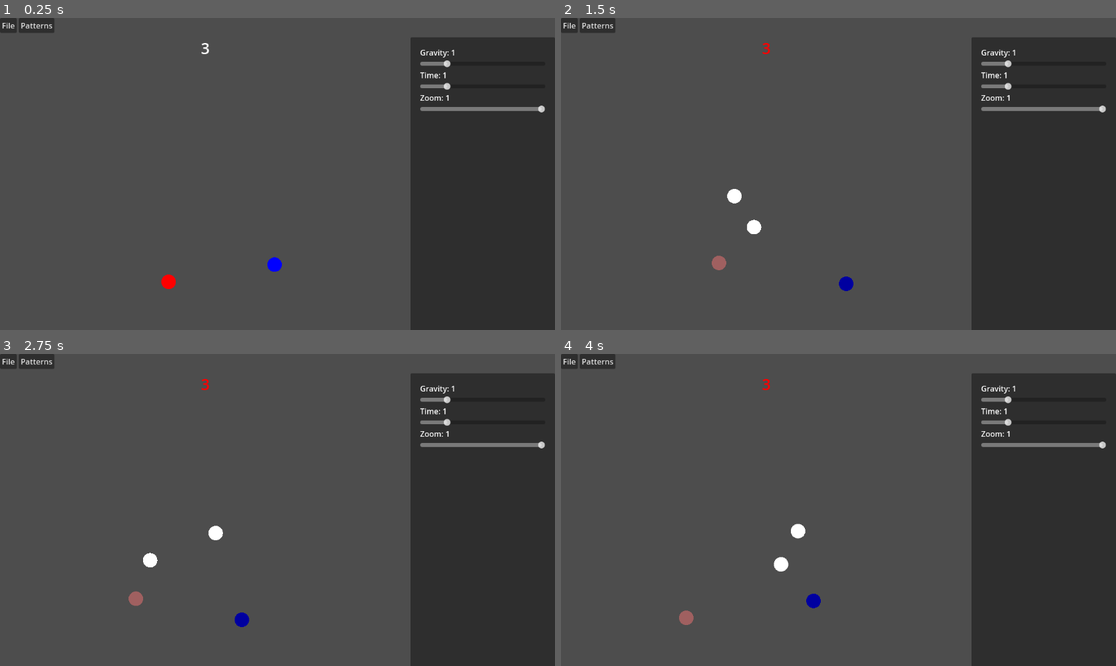
Above: before the commit, frames 1-4 (two rows, left to right).
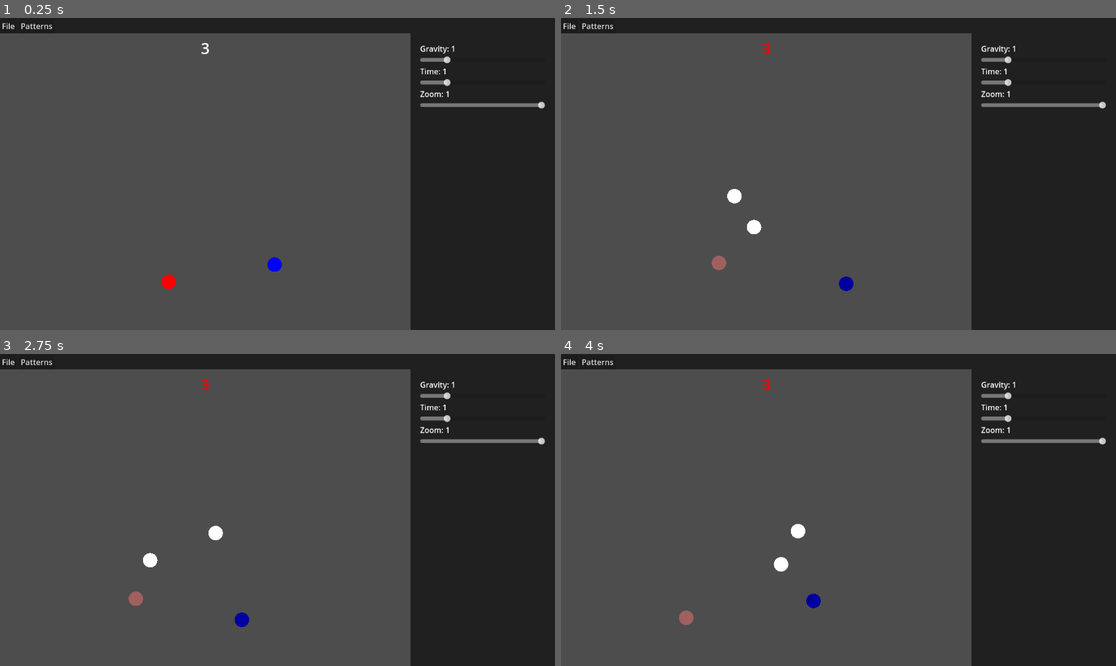
Above: after the commit, the same moments.

Repository: cuboktahedron/Juggor
Game: Godot game, scene res://scenes/game.tscn
Two runs of this game, one before a commit and one after it. Both use one fixed random seed, a clock stepped at 60 frames per second and the inputs below.
Inputs:
- Up to frame 1 (0.25 s): no input
- Up to frame 2 (1.5 s): hold F (lh_right) 0.53-1.28 s; tap Z (lh_throw) at 0.6 s; hold D (lh_down) from 1.28 s (still down); tap X (rh_throw) at 1.35 s
- Up to frame 3 (2.75 s): release D (lh_down) at 2.03 s; hold F (lh_right) from 2.03 s (still down); tap Z (lh_throw) at 2.1 s
- Up to frame 4 (4 s): release F (lh_right) at 2.78 s; hold E (lh_up) 2.78-3.53 s; tap X (rh_throw) at 2.85 s; hold S (lh_left) from 3.53 s (still down); tap Z (lh_throw) at 3.6 s

The runs differ from the first frame. In frame 1, 6.0% of the frame differs, in the area x 0-100%, y 0-31%; in frame 2, 6.0%; in frame 3, 6.0%; in frame 4, 6.0%.

Commit message:
Add change to custom pattern

Diff:
--- a/scenes/game.tscn
+++ b/scenes/game.tscn
@@ -1,10 +1,15 @@
-[gd_scene load_steps=6 format=3 uid="uid://cph7vfyyu85qc"]
+[gd_scene load_steps=9 format=3 uid="uid://cph7vfyyu85qc"]
 
 [ext_resource type="Script" path="res://scripts/game.gd" id="1_a4xrq"]
 [ext_resource type="Script" path="res://scripts/control_panel.gd" id="2_dytvp"]
 [ext_resource type="Script" path="res://scripts/menus/file.gd" id="3_xq0xb"]
 [ext_resource type="Script" path="res://scripts/menus/patterns.gd" id="4_ccu3g"]
 [ext_resource type="Script" path="res://scripts/pause_screen.gd" id="5_4ghfj"]
+[ext_resource type="Script" path="res://scripts/change_pattern_form.gd" id="5_yr0dy"]
+[ext_resource type="Script" path="res://scripts/siteswap_txt.gd" id="6_brx3t"]
+
+[sub_resource type="StyleBoxFlat" id="StyleBoxFlat_3k44b"]
+bg_color = Color(0.12549, 0.12549, 0.12549, 1)
 
 [node name="Game" type="Node"]
 script = ExtResource("1_a4xrq")
@@ -12,14 +17,16 @@
 [node name="ControlLayer" type="CanvasLayer" parent="."]
 
 [node name="ControlPanel" type="Panel" parent="ControlLayer"]
+custom_minimum_size = Vector2(300, 0)
 anchors_preset = 15
 anchor_right = 1.0
 anchor_bottom = 1.0
 offset_left = 852.0
-offset_top = 40.0
+offset_top = 32.0
 offset_bottom = 4.0
 grow_horizontal = 2
 grow_vertical = 2
+theme_override_styles/panel = SubResource("StyleBoxFlat_3k44b")
 script = ExtResource("2_dytvp")
 
 [node name="Margin" type="MarginContainer" parent="ControlLayer/ControlPanel"]
@@ -83,28 +90,87 @@
 step = 0.25
 value = 1.0
 
-[node name="MenuBar" type="MenuBar" parent="ControlLayer"]
-offset_right = 40.0
-offset_bottom = 40.0
+[node name="MenuBackground" type="ColorRect" parent="ControlLayer"]
+anchors_preset = 10
+anchor_right = 1.0
+offset_bottom = 32.0
+grow_horizontal = 2
+color = Color(0.12549, 0.12549, 0.12549, 1)
+
+[node name="MenuBar" type="MenuBar" parent="ControlLayer/MenuBackground"]
+layout_mode = 1
+anchors_preset = 14
+anchor_top = 0.5
+anchor_right = 1.0
+anchor_bottom = 0.5
+offset_top = -15.5
+offset_bottom = 15.5
+grow_horizontal = 2
+grow_vertical = 2
 size_flags_horizontal = 4
 
-[node name="File" type="PopupMenu" parent="ControlLayer/MenuBar"]
+[node name="File" type="PopupMenu" parent="ControlLayer/MenuBackground/MenuBar"]
 item_count = 1
 item_0/text = "Quit"
 item_0/id = 0
 script = ExtResource("3_xq0xb")
 
-[node name="Patterns" type="PopupMenu" parent="ControlLayer/MenuBar"]
-item_count = 4
-item_0/text = "3"
+[node name="Patterns" type="PopupMenu" parent="ControlLayer/MenuBackground/MenuBar"]
+size = Vector2i(169, 170)
+item_count = 6
+item_0/text = "Change pattern"
+item_0/checkable = 1
 item_0/id = 0
-item_1/text = "4"
-item_1/id = 1
-item_2/text = "5"
-item_2/id = 3
-item_3/text = "1234567"
+item_1/text = ""
+item_1/id = 0
+item_1/separator = true
+item_2/text = "3"
+item_2/id = 1
+item_3/text = "4"
 item_3/id = 2
+item_4/text = "5"
+item_4/id = 3
+item_5/text = "1234567"
+item_5/id = 4
 script = ExtResource("4_ccu3g")
+
+[node name="ChangePatternForm" type="VBoxContainer" parent="ControlLayer"]
+visible = false
+anchors_preset = 8
+anchor_left = 0.5
+anchor_top = 0.5
+anchor_right = 0.5
+anchor_bottom = 0.5
+offset_left = -416.0
+offset_top = 4.0
+offset_right = 138.0
+offset_bottom = 65.0
+grow_horizontal = 2
+grow_vertical = 2
+size_flags_horizontal = 4
+size_flags_vertical = 4
+script = ExtResource("5_yr0dy")
+
+[node name="HBox" type="HBoxContainer" parent="ControlLayer/ChangePatternForm"]
+layout_mode = 2
+size_flags_horizontal = 8
+alignment = 1
+
+[node name="SiteswapTxt" type="LineEdit" parent="ControlLayer/ChangePatternForm/HBox"]
+custom_minimum_size = Vector2(500, 0)
+layout_mode = 2
+size_flags_vertical = 0
+placeholder_text = "Please enter siteswap"
+script = ExtResource("6_brx3t")
+
+[node name="Button" type="Button" parent="ControlLayer/ChangePatternForm/HBox"]
+layout_mode = 2
+text = "Enter"
+
+[node name="ErrorMessage" type="Label" parent="ControlLayer/ChangePatternForm"]
+layout_mode = 2
+theme_override_colors/font_color = Color(1, 0, 0, 1)
+text = "error message"
 
 [node name="PauseScreen" type="Node" parent="."]
 process_mode = 3
@@ -116,6 +182,12 @@
 [connection signal="value_changed" from="ControlLayer/ControlPanel/Margin/VBox/Gravity/HSlider" to="ControlLayer/ControlPanel" method="_on_gravity_changed"]
 [connection signal="value_changed" from="ControlLayer/ControlPanel/Margin/VBox/Time/HSlider" to="ControlLayer/ControlPanel" method="_on_time_changed"]
 [connection signal="value_changed" from="ControlLayer/ControlPanel/Margin/VBox/Zoom/HSlider" to="ControlLayer/ControlPanel" method="_on_zoom_changed"]
-[connection signal="id_pressed" from="ControlLayer/MenuBar/File" to="ControlLayer/MenuBar/File" method="_on_id_pressed"]
-[connection signal="change_pattern" from="ControlLayer/MenuBar/Patterns" to="." method="_on_patterns_change_pattern"]
-[connection signal="id_pressed" from="ControlLayer/MenuBar/Patterns" to="ControlLayer/MenuBar/Patterns" method="_on_id_pressed"]
+[connection signal="id_pressed" from="ControlLayer/MenuBackground/MenuBar/File" to="ControlLayer/MenuBackground/MenuBar/File" method="_on_id_pressed"]
+[connection signal="change_pattern" from="ControlLayer/MenuBackground/MenuBar/Patterns" to="." method="_on_patterns_change_pattern"]
+[connection signal="change_pattern_toggled" from="ControlLayer/MenuBackground/MenuBar/Patterns" to="ControlLayer/ChangePatternForm" method="_on_patterns_change_pattern_toggled"]
+[connection signal="id_pressed" from="ControlLayer/MenuBackground/MenuBar/Patterns" to="ControlLayer/MenuBackground/MenuBar/Patterns" method="_on_id_pressed"]
+[connection signal="change_pattern" from="ControlLayer/ChangePatternForm" to="." method="_on_patterns_change_pattern"]
+[connection signal="change_pattern" from="ControlLayer/ChangePatternForm" to="ControlLayer/MenuBackground/MenuBar/Patterns" method="_on_change_pattern_form_change_pattern"]
+[connection signal="text_changed" from="ControlLayer/ChangePatternForm/HBox/SiteswapTxt" to="ControlLayer/ChangePatternForm/HBox/SiteswapTxt" method="_on_text_changed"]
+[connection signal="text_submitted" from="ControlLayer/ChangePatternForm/HBox/SiteswapTxt" to="ControlLayer/ChangePatternForm" method="_on_siteswap_txt_text_submitted"]
+[connection signal="pressed" from="ControlLayer/ChangePatternForm/HBox/Button" to="ControlLayer/ChangePatternForm" method="_on_button_pressed"]
--- /dev/null
+++ b/scripts/change_pattern_form.gd
@@ -0,0 +1,61 @@
+extends VBoxContainer
+
+signal change_pattern(Array)
+
+@onready var siteswap_txt = $HBox/SiteswapTxt
+@onready var error_message_lbl = $ErrorMessage
+
+
+func _on_button_pressed():
+	_submit(siteswap_txt.text)
+
+
+func _on_siteswap_txt_text_submitted(siteswap: String):
+	_submit(siteswap)
+
+
+func _submit(siteswap: String):
+	var patterns = _split_tokens(siteswap_txt.text)
+	if _is_valid_patterns(patterns):
+		change_pattern.emit(patterns)
+		_hide_form()
+	else:
+		error_message_lbl.text = "Invalid patterns."
+
+
+func _split_tokens(siteswap: String) -> Array:
+	var patterns = []
+	for pattern in siteswap.split(""):
+		if "A" <= pattern and pattern <= "Z":
+			patterns.push_back(pattern.unicode_at(0) - "A".unicode_at(0) + 10)
+		else:
+			patterns.push_back(pattern.unicode_at(0) - "0".unicode_at(0))
+
+	return patterns
+
+
+func _is_valid_patterns(patterns: Array) -> bool:
+	if patterns.is_empty():
+		return false
+
+	var sum = 0
+	for pattern in patterns:
+		sum += pattern
+
+	return sum % patterns.size() == 0
+
+
+func _on_patterns_change_pattern_toggled(is_checked):
+	if is_checked:
+		siteswap_txt.text = ""
+		error_message_lbl.text = ""
+		visible = true
+		siteswap_txt.grab_focus()
+	else:
+		_hide_form()
+
+
+func _hide_form():
+	siteswap_txt.text = ""
+	error_message_lbl.text = ""
+	visible = false
--- a/scripts/game.gd
+++ b/scripts/game.gd
@@ -51,3 +51,7 @@
 func _on_control_panel_zoom_changed(zoom: float):
 	env.zoom = zoom
 	current_play_field.change_zoom(zoom)
+
+
+func _on_change_pattern_form_change_pattern(patterns: Array):
+	reset_play_field(patterns)
--- a/scripts/hand.gd
+++ b/scripts/hand.gd
@@ -41,7 +41,6 @@
 		return
 
 	var base_time = pattern - 0.5
-	print(base_time)
 	var actual_time = base_time * env.tempo
 	var ball: Ball = Ball.instantiate()
 	ball.position = position
--- a/scripts/menus/patterns.gd
+++ b/scripts/menus/patterns.gd
@@ -1,15 +1,20 @@
 extends PopupMenu
 
-signal change_pattern(Array)
+signal change_pattern(patterns: Array)
+signal change_pattern_toggled(is_checked: bool)
 
-const MENU_ID_3 = 0
-const MENU_ID_4 = 1
-const MENU_ID_1234567 = 2
-const MENU_ID_5 = 3
+const MENU_ID_CHANGE_PATTERN = 0
+const MENU_ID_3 = 1
+const MENU_ID_4 = 2
+const MENU_ID_1234567 = 3
+const MENU_ID_5 = 4
 
 
 func _on_id_pressed(id):
-	if id == MENU_ID_3:
+	if id == MENU_ID_CHANGE_PATTERN:
+		toggle_item_checked(MENU_ID_CHANGE_PATTERN)
+		change_pattern_toggled.emit(is_item_checked(MENU_ID_CHANGE_PATTERN))
+	elif id == MENU_ID_3:
 		change_pattern.emit([3])
 	elif id == MENU_ID_4:
 		change_pattern.emit([4])
@@ -17,3 +22,7 @@
 		change_pattern.emit([1, 2, 3, 4, 5, 6, 7])
 	elif id == MENU_ID_5:
 		change_pattern.emit([5])
+
+
+func _on_change_pattern_form_change_pattern(Array):
+	set_item_checked(MENU_ID_CHANGE_PATTERN, false)
--- /dev/null
+++ b/scripts/siteswap_txt.gd
@@ -0,0 +1,22 @@
+extends LineEdit
+
+
+var _allowRegEx: RegEx
+var _prev_text := ""
+
+
+func _init():
+	_allowRegEx = RegEx.new()
+	_allowRegEx.compile("^[0-9a-zA-Z]*$")
+
+
+func _on_text_changed(new_text: String):
+	if _allowRegEx.search(new_text) == null:
+		var prev_caret_coumn = caret_column
+		text = _prev_text
+		caret_column = prev_caret_coumn - 1
+	else:
+		var prev_caret_column = caret_column
+		text = new_text.to_upper()
+		caret_column = prev_caret_column
+		_prev_text = text
